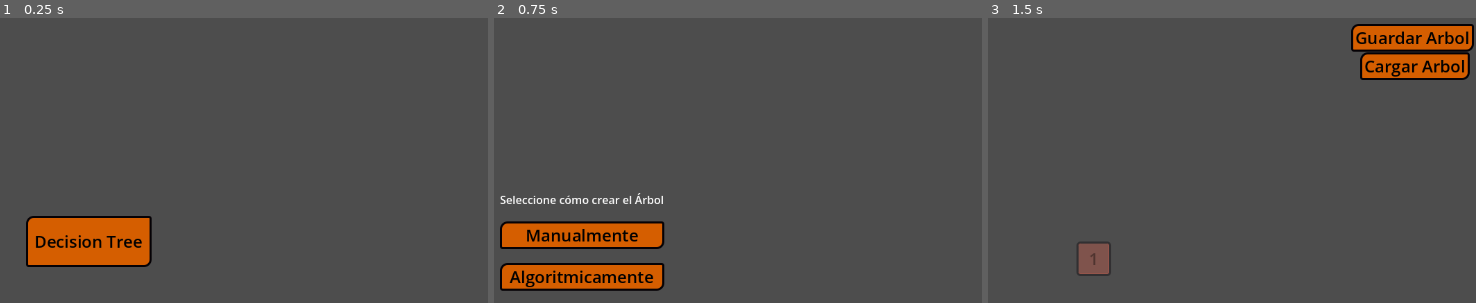
Above: before the commit, frames 1-3 (left to right).
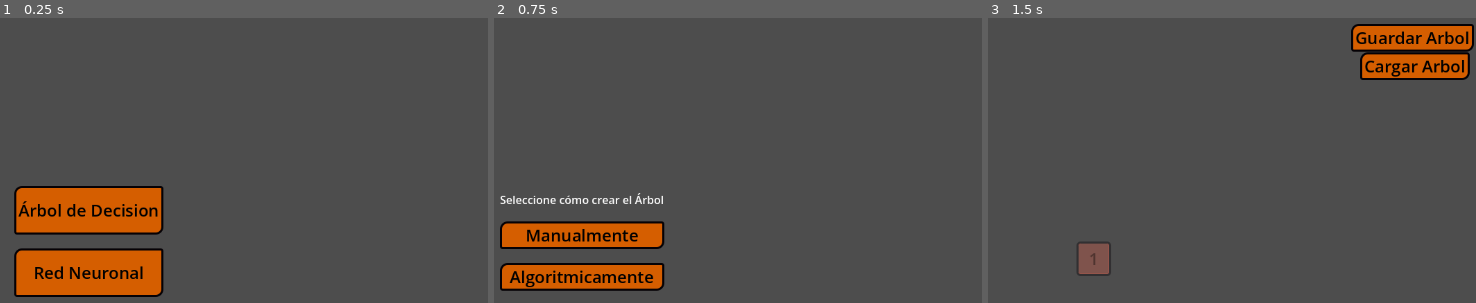
Above: after the commit, the same moments.

Repository: HectorAldao/visualizing_machine_learning
Game: Godot game, scene res://scenes/menus/main_menu.tscn
Two runs of this game, one before a commit and one after it. Both use one fixed random seed, a clock stepped at 60 frames per second and the inputs below.
Inputs:
- Up to frame 1 (0.25 s): no input
- Up to frame 2 (0.75 s): click "Decision Tree" (after the commit: "Árbol de Decision") at 0.5 s
- Up to frame 3 (1.5 s): click "Manualmente" at 1.25 s

The runs differ from the first frame. In frame 1, 9.3% of the frame differs, in the area x 2-34%, y 58-98%; in frame 2, nothing differs; in frame 3, nothing differs.

Commit message:
feat: start neural network

Diff:
--- a/godot_project/scenes/menus/main_menu.gd
+++ b/godot_project/scenes/menus/main_menu.gd
@@ -2,18 +2,20 @@
 
 
 
-const dtree_view_scene: String = Constants.SCENES.dtree_view
 
-
-
-@onready var dtree_button: Button = $DTreeButton
+@onready var dtree_button: Button = $VBoxContainer/DTreeButton
+@onready var nn_button: Button = $VBoxContainer/NeuralNetworkButton
 
 
 
 func _ready() -> void:
 	# Connect the press of the button to the load of the scene
 	dtree_button.pressed.connect(_on_d_tree_button_pressed)
+	nn_button.pressed.connect(_on_nn_button_pressed)
 
 
 func _on_d_tree_button_pressed() -> void:
-	get_tree().change_scene_to_file(dtree_view_scene)
+	get_tree().change_scene_to_file(Constants.SCENES.dtree_view)
+
+func _on_nn_button_pressed() -> void:
+	get_tree().change_scene_to_file(Constants.SCENES.nn_view)
--- a/godot_project/scenes/menus/main_menu.tscn
+++ b/godot_project/scenes/menus/main_menu.tscn
@@ -11,17 +11,26 @@
 grow_vertical = 2
 script = ExtResource("1_8gy84")
 
-[node name="DTreeButton" type="Button" parent="." unique_id=514394525]
+[node name="VBoxContainer" type="VBoxContainer" parent="." unique_id=1578589725]
 layout_mode = 1
 anchors_preset = 8
 anchor_left = 0.5
 anchor_top = 0.5
 anchor_right = 0.5
 anchor_bottom = 0.5
-offset_left = -90.0
-offset_top = -37.0
-offset_right = 91.0
-offset_bottom = 37.0
+offset_left = -107.5
+offset_top = -50.0
+offset_right = 107.5
+offset_bottom = 50.0
 grow_horizontal = 2
 grow_vertical = 2
-text = "Decision Tree"
+
+[node name="DTreeButton" type="Button" parent="VBoxContainer" unique_id=514394525]
+custom_minimum_size = Vector2(0, 70)
+layout_mode = 2
+text = "Árbol de Decision"
+
+[node name="NeuralNetworkButton" type="Button" parent="VBoxContainer" unique_id=994976548]
+custom_minimum_size = Vector2(0, 70)
+layout_mode = 2
+text = "Red Neuronal"
--- /dev/null
+++ b/godot_project/scenes/objects/nn/layer/layer.tscn
@@ -0,0 +1,5 @@
+[gd_scene format=3 uid="uid://bs14tnn0hedwc"]
+
+[node name="Layer" type="VBoxContainer" unique_id=622756188]
+offset_right = 40.0
+offset_bottom = 40.0
--- /dev/null
+++ b/godot_project/scenes/objects/nn/neuron/neuron.tscn
@@ -0,0 +1,6 @@
+[gd_scene format=3 uid="uid://re6neyyt2frx"]
+
+[node name="Neuron" type="Button" unique_id=661788437]
+offset_right = 12.0
+offset_bottom = 6.0
+text = "1"
--- /dev/null
+++ b/godot_project/scenes/views/nn_view/nn_view.gd
@@ -0,0 +1,24 @@
+extends Control
+
+
+var state: String = "create_nn"  # Other values: train_nn, evaluate_nn
+
+
+func _ready() -> void:
+	pass
+
+
+func update_nn_view(new_state) -> void:
+
+	if new_state:
+		state = new_state
+
+	match state:
+		"create_nn":
+			pass
+
+		"train_nn":
+			pass
+
+		"evaluate_nn":
+			pass
--- /dev/null
+++ b/godot_project/scenes/views/nn_view/nn_view.tscn
@@ -0,0 +1,17 @@
+[gd_scene format=3 uid="uid://cxtlfe3b8dfux"]
+
+[ext_resource type="Script" uid="uid://bpsdnq18e0na8" path="res://scenes/views/nn_view/nn_view.gd" id="1_qjxvp"]
+
+[node name="NnView" type="Control" unique_id=318267333]
+layout_mode = 3
+anchors_preset = 15
+anchor_right = 1.0
+anchor_bottom = 1.0
+grow_horizontal = 2
+grow_vertical = 2
+script = ExtResource("1_qjxvp")
+
+[node name="CreateNnMenu" type="Control" parent="." unique_id=2099346626]
+anchors_preset = 0
+offset_right = 40.0
+offset_bottom = 40.0
--- a/godot_project/scripts/constants.gd
+++ b/godot_project/scripts/constants.gd
@@ -12,7 +12,9 @@
 	"dnode": "uid://b54b7e4e3ojl8",
 	"barschart": "uid://pycmc75uwvq0",
 	"eval_data": "uid://dlu0e0xckfe3q",
-	"eval_data_container": "uid://dli7f1or8hqm6"
+	"eval_data_container": "uid://dli7f1or8hqm6",
+
+	"nn_view": "uid://cxtlfe3b8dfux",
 	}
 
 const THEMES: Dictionary[String, String] = {
Not shown, added: godot_project/scenes/views/nn_view/nn_view.gd.uid
Not shown, added: godot_project/session_dtree.vim
Not shown, added: godot_project/session_nn.vim
